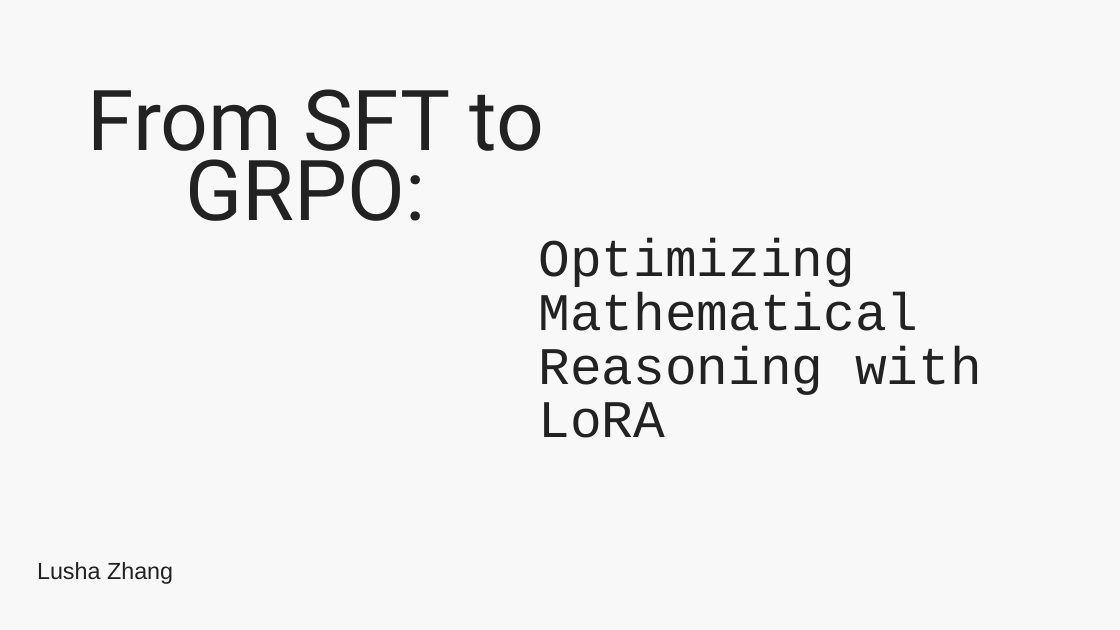
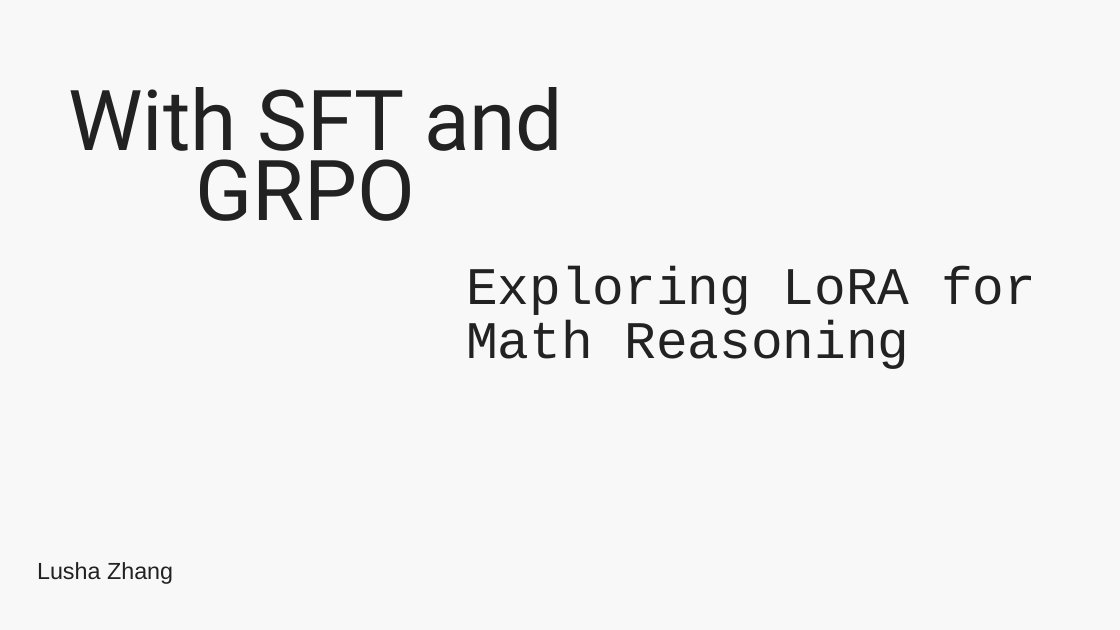
Before and after one commit to Timidalucia/Mini-Research-Problem, a slide deck: slide 1 of MRP - Lusha Zhang 0318.pptx. Drawn at 1120x630 pixels with LibreOffice and Linux fonts; fonts in the diff are those of the drawing; background and template pictures are left out. Boxes give left, top, right and bottom in pixels: in the first picture for what was removed or moved away, otherwise in the second. Text is boxed around its words. In the diff, an @@ line names an element or a change of style, - is before the commit and + after.

```diff
--- a/MRP - Lusha Zhang 0318.pptx
+++ b/MRP - Lusha Zhang 0318.pptx
@@ title at (68, 87, 563, 221): text changed @@
-From SFT to GRPO:
+With SFT and GRPO
@@ title at (466, 266, 1036, 369): text changed @@
-Optimizing Mathematical Reasoning with LoRA
+Exploring LoRA for Math Reasoning
```
Also in this commit, not shown: 2 other slides changed.
